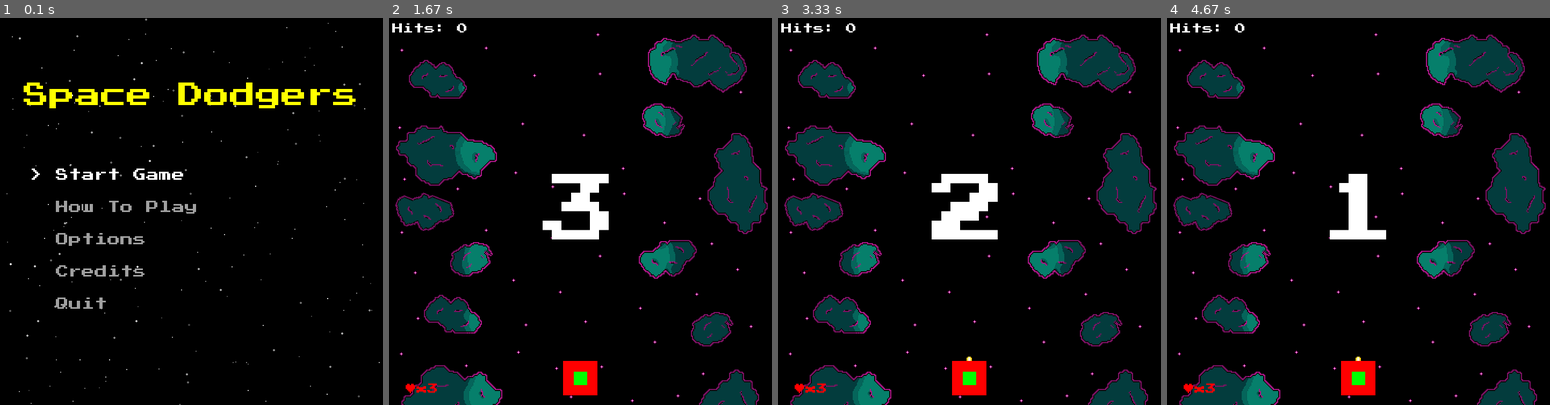
Above: before the commit, frames 1-4 (left to right).
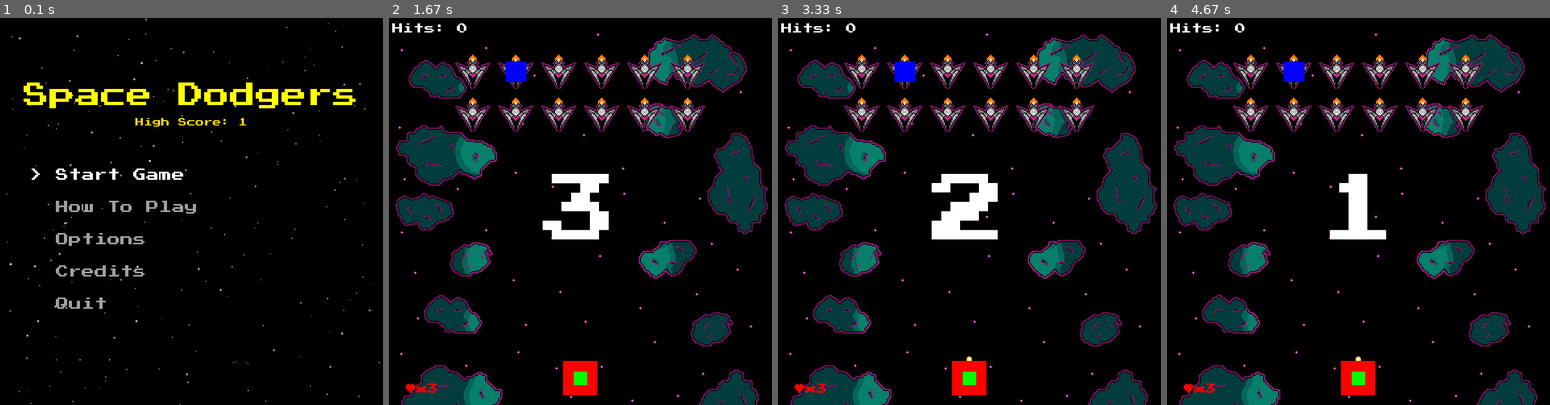
Above: after the commit, the same moments.

Repository: software-engineering-game/pygame-game
Game: pygame game, started from main.py
Same seed, same stepped clock (60 frames per second), same inputs: the game is played once before the commit and once after it.
Inputs:
- Up to frame 1 (0.1 s): no input
- Up to frame 2 (1.67 s): tap Enter at 0.33 s; tap Space at 0.67, 1.4 s; tap T at 1 s; hold Up from 1.33 s (still down)
- Up to frame 3 (3.33 s): tap Space at 1.7, 2.23, 2.57, 2.87 s; release Up at 1.8 s; tap T at 1.83 s; hold Down 2.17-2.47 s
- Up to frame 4 (4.67 s): no input

The runs differ from the first frame. In frame 1, 0.2% of the frame differs, in the area x 35-65%, y 25-29%; in frame 2, 3.0%, in the area x 17-83%, y 9-30%; in frame 3, 3.0%; in frame 4, 3.0%.

Commit message:
Implemented Hitboxes for player

Diff:
--- a/highscore.json
+++ b/highscore.json
@@ -1 +1 @@
-{"high_score": 0}
+{"high_score": 1}
--- a/states/credits_state.py
+++ b/states/credits_state.py
@@ -64,15 +64,18 @@
 
         lines = [
             "Dev Team:",
-            "Nicholas Vuletich, Ian,",
+            "Nicholas Vuletich, Bishal",
             "Crawford Barnett, Mayah Nix,",
             "Samaa Hediya, Ayush Patel",
             "",
-            "Artists:",
+            "Audio Programming and Design:",
+            "Ian Scheetz",
+            "",
+            "Artist:",
             "Thomas Bond"
         ]
 
-        y_start = (app.height // 2) - 80
+        y_start = (app.height // 2) - 120
         line_spacing = 35
 
         for i, line in enumerate(lines):
--- a/states/entities.py
+++ b/states/entities.py
@@ -2,6 +2,7 @@
 import random
 import math
 from states import settings
+from states.utils import load_spritesheet
 
 # Class for menu star effect
 class Stars:
@@ -48,19 +49,12 @@
     def update(self):
         pass
 
-class Bullet(pygame.sprite.Sprite):
+class Bullet(Game_Entity):
     def __init__(self, frames, speed, start_pos, direct):
-        super().__init__()
-        # Sprite Loading
-        self.image = pygame.image.load("assets/" + frames).convert()
-        self.image.set_colorkey((160, 200, 152))
-
-        # Bounding Box
-        self.bounding_box = self.image.get_rect(center=start_pos)
-        # Hitbox
-        self.rect = self.bounding_box.scale_by(1)
-
-        self.speed = speed
+        super().__init__(frames, speed, start_pos)
+
+        # Hitbox
+        self.hitbox = self.rect.scale_by(1)
 
         self.x_direct = direct[0] # Should be set to 0, 1, or -1
         self.y_direct = direct[1] # Should be set to 0, 1, or -1
@@ -95,6 +89,11 @@
     def shoot(self, bullet_group):
         pass
 
+    def check_collisions(self, rect_list):
+        if self.hitbox.collidelist(rect_list) > -1:
+            return True
+        return False
+
     def update(self, keys):
         dx = dy = 0
 
@@ -132,7 +131,11 @@
     def shoot(self, bullet_group):
         # Spawns the bullet and adds it to bullet group
         player_bullet = Bullet(
-            frames="basic_bullet.png",
+            frames=load_spritesheet(
+                sheet_name="basic_bullet.png",
+                frame_width=10,
+                frame_height=16
+            ),
             speed=settings.BULLET_SPEED,
             start_pos=(self.rect.centerx, self.rect.top),
             direct=(0, -1)
@@ -161,7 +164,7 @@
         super().__init__(frames=frames, speed=settings.basic_enemy_spd, start_pos=start_pos)
 
         # Hitbox
-        self.hitbox = self.rect.scale_by(0.4)
+        self.hitbox = self.rect.scale_by(0.6)
         self.hitbox.centerx = self.rect.centerx
         self.hitbox.centery = self.rect.centery
 
@@ -178,7 +181,11 @@
 
     def shoot(self, bullet_group):
         enemy_bullet = Bullet(
-            frames="basic_bullet.png",
+            frames=load_spritesheet(
+                sheet_name="basic_bullet.png",
+                frame_width=10,
+                frame_height=16
+            ),
             speed=settings.BULLET_SPEED,
             start_pos=(self.rect.centerx, self.rect.bottom),
             direct=(0, 1)
@@ -191,6 +198,8 @@
         # Move based on velocity
         self.rect.x += self.vx
         self.rect.y += self.vy
+        self.hitbox.x += self.vx
+        self.hitbox.y += self.vy
 
         # Occasionally change direction (this is the key to "flow")
         self.change_timer -= 0.016  # approx frame time
@@ -220,7 +229,7 @@
         self.original_image = self.image
 
         # Hitbox
-        self.rect = self.bounding_box.scale_by(0.4)
+        self.hitbox = self.bounding_box.scale_by(0.6)
 
         # Player Tracking Variables
         self.velocity = (0,0)
@@ -248,6 +257,8 @@
 
         self.rect.x += dx
         self.rect.y += dy
+        self.hitbox.x += dx
+        self.hitbox.y += dy
 
 # Bomber Enemy Type
 class Bomber_Enemy(Game_Entity):
@@ -255,7 +266,7 @@
         super().__init__(frames, speed=settings.bomber_enemy_spd, start_pos=start_pos)
 
         # Hitbox
-        self.rect = self.bounding_box.scale_by(0.4)
+        self.hitbox = self.bounding_box.scale_by(0.6)
 
     def shoot(self, bullet_group):
         # for when I write the bomber specific mechanics
--- a/states/game_state.py
+++ b/states/game_state.py
@@ -41,13 +41,15 @@
         self.enemy_ships.empty()
 
         # Loading Level Data
-        # self.bg_image = utils.build_level(
-        #     level_name="first_level",
-        #     enemy_ships=self.enemy_ships,
-        #     temp_type=entities.Basic_Enemy
-        # )
+        self.bg_image = utils.build_level(
+            level_name="first_level",
+            enemy_ships=self.enemy_ships,
+            temp_type=entities.Basic_Enemy
+        )
 
-        # Spawning Player
+        self.enemy_hitboxes = utils.extract_hitboxes(self.enemy_ships)
+
+        # Spawning Player with class Player_Auto
         self.player_speed = 5
         self.player_start_pos = (app.width // 2, app.height - 50)
         self.player = entities.Player_Auto(
@@ -113,7 +115,7 @@
                     enemy.shoot(self.enemy_bullets)
 
         # If enemy touches player or if enemy bullet hits player
-        if (pygame.sprite.spritecollide(self.player, self.enemy_ships, True) or pygame.sprite.spritecollide(self.player, self.enemy_bullets, True)):
+        if (self.player.check_collisions(self.enemy_hitboxes) or pygame.sprite.spritecollide(self.player, self.enemy_bullets, True)):
             if hasattr(app, "testing") and app.testing:
                 app.change_state(DeathState("You Died", self.enemy_hit_count))
                 return
@@ -183,6 +185,7 @@
         # delete after testing
         pygame.draw.rect(screen, (255,0,0), self.player.rect)
         pygame.draw.rect(screen, (0,255,0), self.player.hitbox)
+        pygame.draw.rect(screen, (0,0,255), self.enemy_hitboxes[1])
 
         # Draw hit counter
         font = pygame.font.Font(font_file, 20)
--- a/states/utils.py
+++ b/states/utils.py
@@ -1,6 +1,7 @@
 import pygame
 import os
 import json
+from states import entities
 
 # This exists to key out spritesheet backgrounds
 SHEET_BG = (160, 200, 152)
@@ -49,6 +50,14 @@
             frames.append(image)
     return frames
 
+# Returns a list of all the hitboxes from a sprite group
+def extract_hitboxes(sprite_group):
+    hitbox_list = []
+    sprite_list = sprite_group.sprites()
+    for i in range(len(sprite_list)):
+        hitbox_list.append(sprite_list[i].hitbox)
+    return hitbox_list
+
 #
 # Loading Level Data
 #
@@ -62,6 +71,12 @@
             return data.get(level_name)
     except (FileNotFoundError, json.JSONDecodeError, KeyError):
         return 0
+
+def parse_enemy_type(enemy_type):
+    if (enemy_type == "Basic_Enemy"):
+        return entities.Basic_Enemy
+
+    pass
 
 def spawn_enemy_wave(enemy_type, enemy_group, frames, corner_pos, size, spacing):
     for j in range(size[1]):     # Rows
@@ -77,13 +92,16 @@
     # Loads the data for one level as a python dictionary
     level = load_level(level_name=level_name)
 
-    # Loads the background image named in level_data into a pygame image
+    # Loads the background image named in level_data to a pygame image
     bg_image = pygame.image.load(os.path.join(asset_folder, level["bg_img"]))
 
     # Spawns enemy waves
     # Loops for however many waves there are
     for wav_index in range(len(level["waves"])):
+
         #needs to parse enemy types from level_data somehow
+        parse_enemy_type(level["waves"][wav_index]["enemy_type"])
+
 
         spawn_enemy_wave(
             enemy_type=temp_type,
